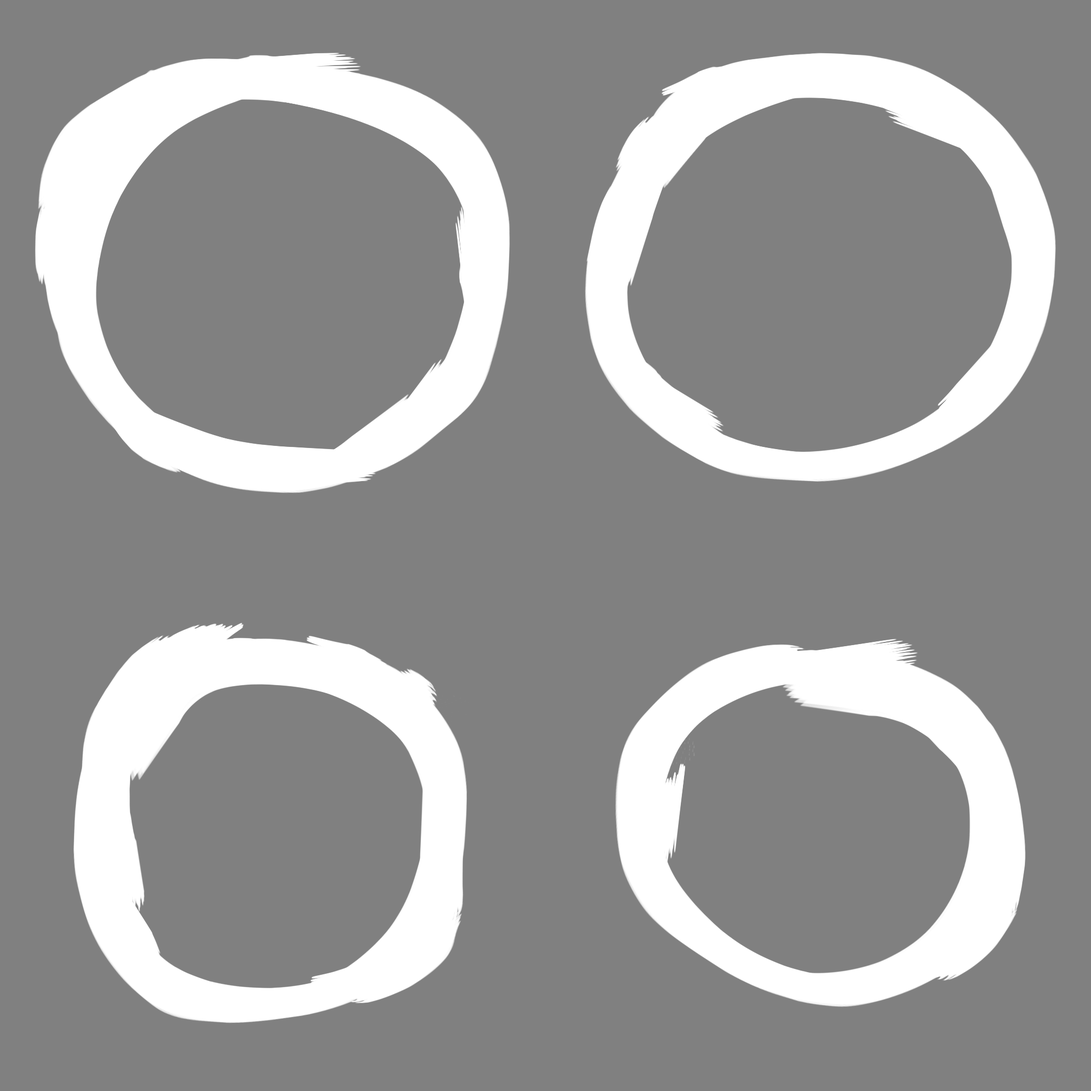
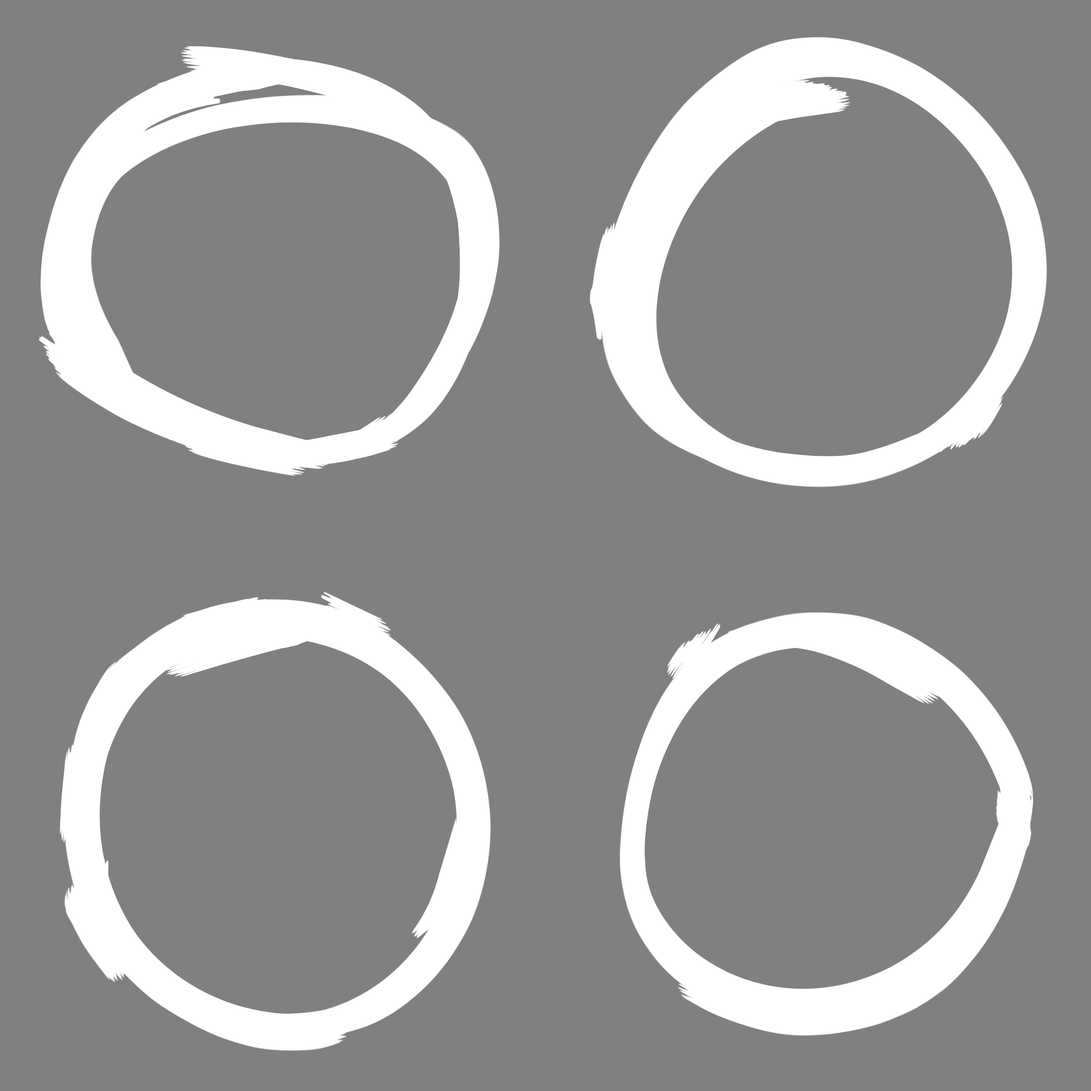
Layer changes from the first 1091 × 1091 image to the second:
added layer "Layer 7" above "Layer 6" over (x1=37, y1=36, x2=1048, y2=1052)
hid "Layer 6" over (x1=615, y1=638, x2=1027, y2=1008)
hid "Layer 5" over (x1=73, y1=622, x2=473, y2=1024)
hid "Layer 3" over (x1=34, y1=52, x2=511, y2=494)
hid "Layer 1" over (x1=585, y1=52, x2=1057, y2=483)
